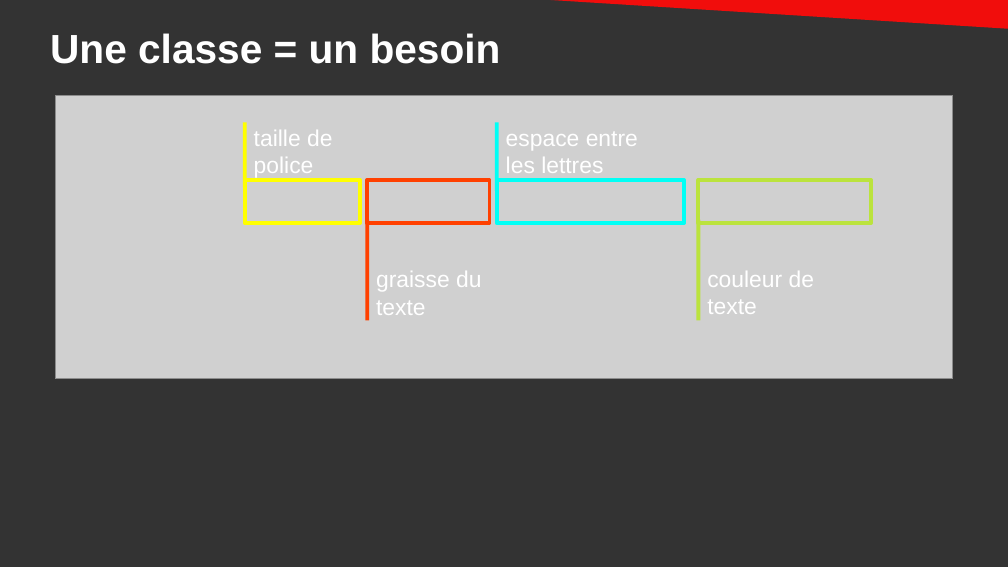
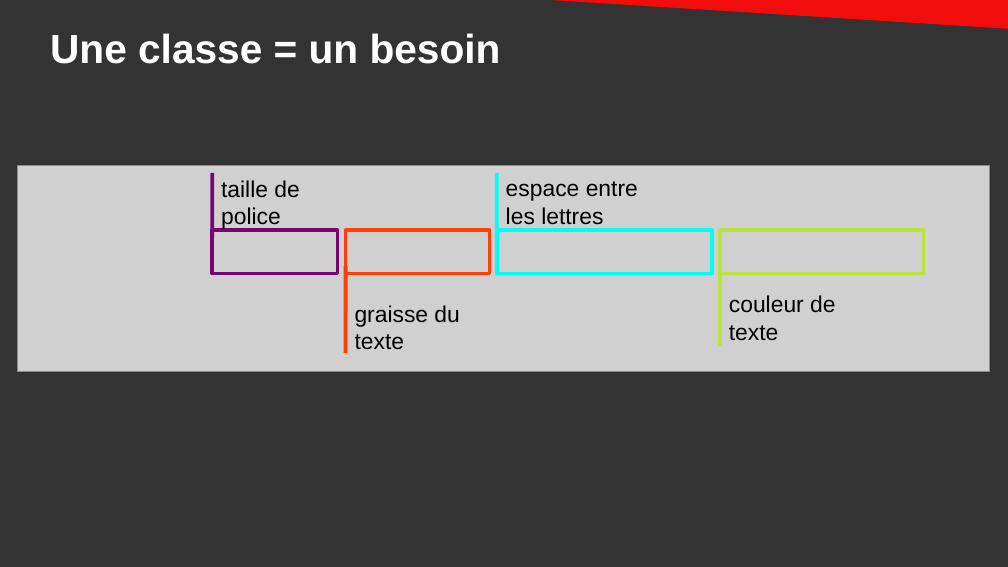
Before and after one commit to DanYellow/cours, a slide deck: slide 19 of integration-web-s2/travaux-pratiques/numero-4/presentation.odp. Drawn at 1008x567 pixels with LibreOffice and Linux fonts; fonts in the diff are those of the drawing; grey boxes stand for pictures. Boxes give left, top, right and bottom in pixels: in the first picture for what was removed or moved away, otherwise in the second. Text is boxed around its words. In the diff, an @@ line names an element or a change of style, - is before the commit and + after.

```diff
--- a/integration-web-s2/travaux-pratiques/numero-4/presentation.odp
+++ b/integration-web-s2/travaux-pratiques/numero-4/presentation.odp
@@ picture: place and size @@
-picture at (55,95,952,380)
+picture at (18,166,991,371)
@@ text colour #FFFFFF to #000000 in 4 elements at (729,295,835,341), (355,305,459,350), (506,181,638,229), (221,180,299,230) @@
@@ text "taille de police": place and size @@
-text "taille de police" at (254,130,332,179)
+text "taille de police" at (221,180,299,230)
@@ line moved from (245, 188) - (245, 123) to (212, 238) - (212, 173) @@
@@ line (212, 238) - (212, 173): stroke #FFFF00 3 pt to #780373 3 pt @@
@@ text "espace entre les lettres": place and size @@
-text "espace entre les lettres" at (506,132,638,179)
+text "espace entre les lettres" at (506,181,638,229)
@@ line moved from (497, 191) - (497, 123) to (497, 241) - (497, 173) @@
@@ rectangle: place and size @@
-rectangle at (245,180,360,223)
+rectangle at (212,231,338,273)
@@ rectangle at (212,231,338,273): outline #FFFF00 3 pt to #780373 3 pt @@
@@ rectangle: place and size @@
-rectangle at (368,180,490,223)
+rectangle at (346,231,489,273)
@@ rectangle: place and size @@
-rectangle at (497,180,684,223)
+rectangle at (497,231,712,273)
@@ rectangle: place and size @@
-rectangle at (699,180,872,223)
+rectangle at (720,231,924,273)
@@ line moved from (368, 320) - (368, 220) to (346, 353) - (346, 266) @@
@@ text "graisse du": place and size @@
-text "graisse du" at (376,271,481,315)
+text "graisse du" at (355,305,459,350)
@@ text "couleur de texte": place and size @@
-text "couleur de texte" at (707,271,814,314)
+text "couleur de texte" at (729,295,835,341)
@@ line moved from (699, 320) - (699, 220) to (720, 346) - (720, 270) @@
```
Also in this commit, not shown: 7 other slides changed, 2 slides added, 1 slide removed, 1 other file.
